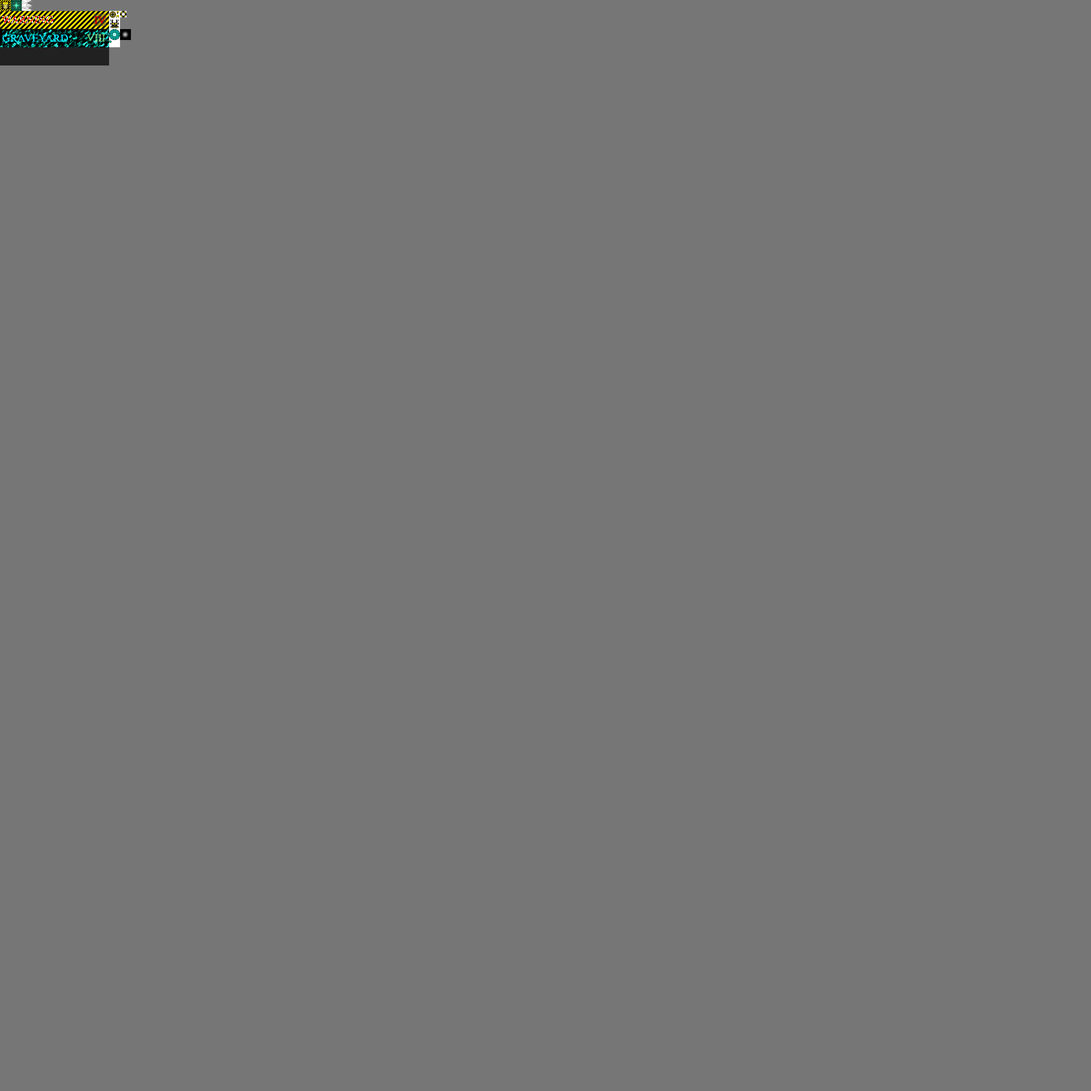
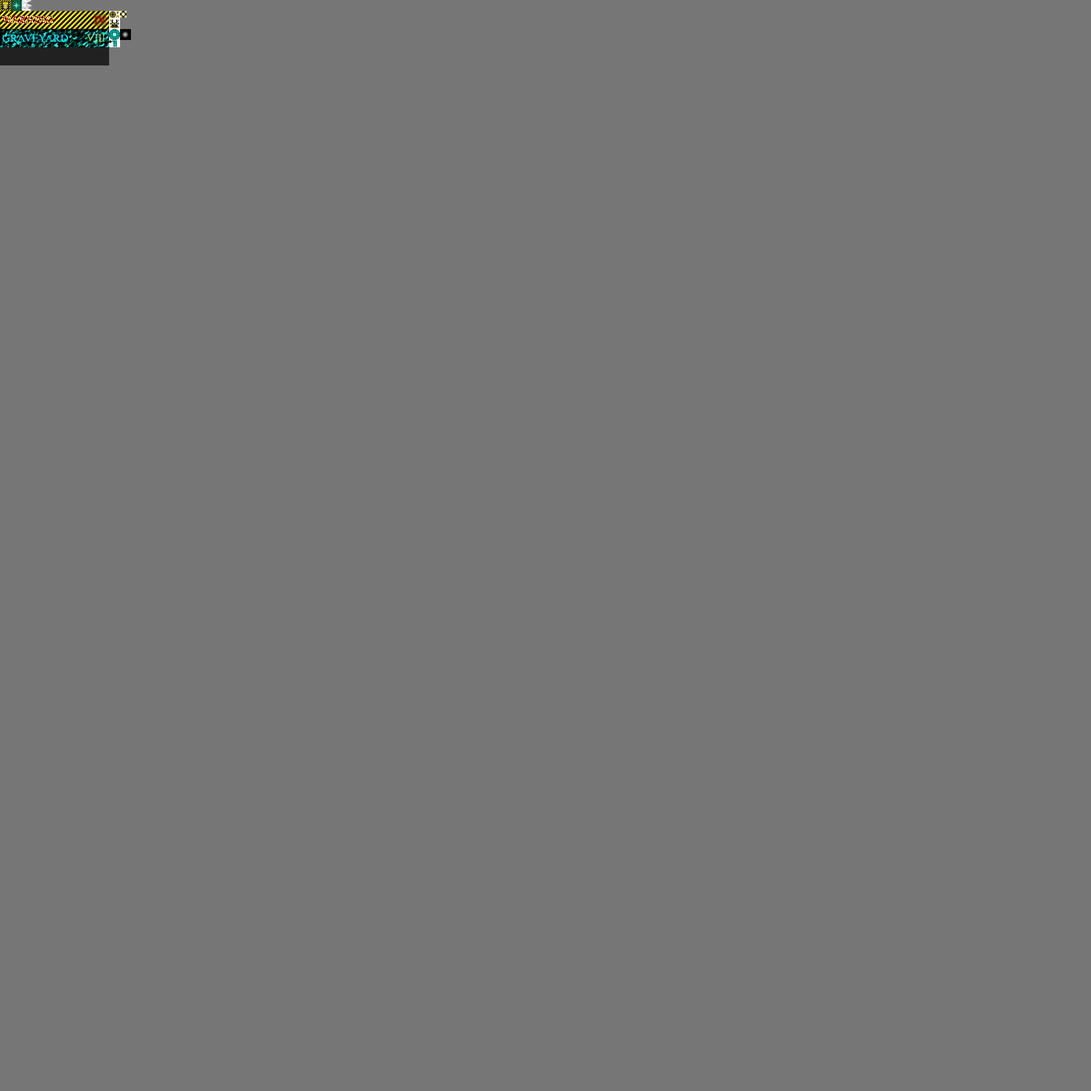
Two versions of the same layered image (1091x1091). Layer-by-layer changes:
painted on "Background" over 109, 40, 117, 47
